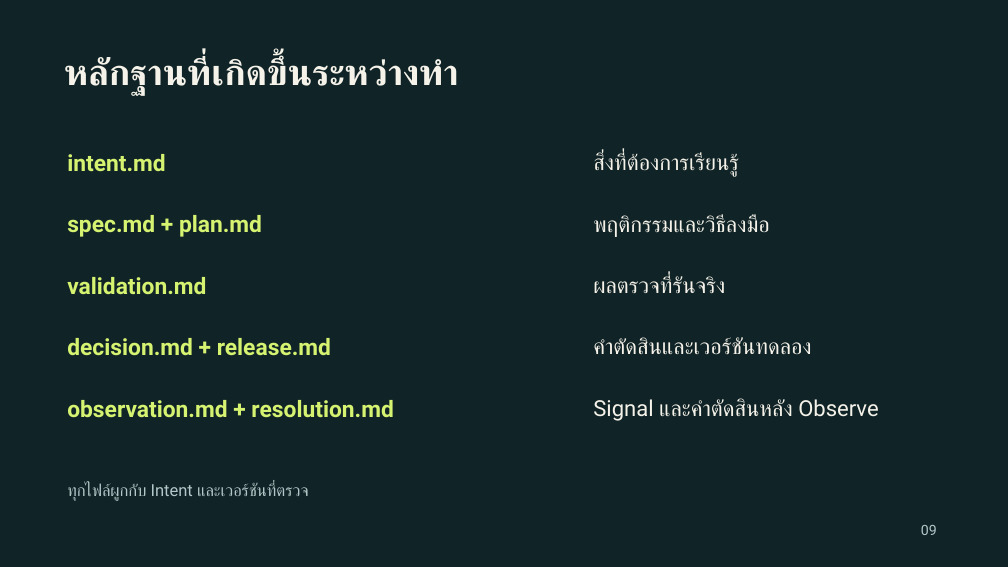
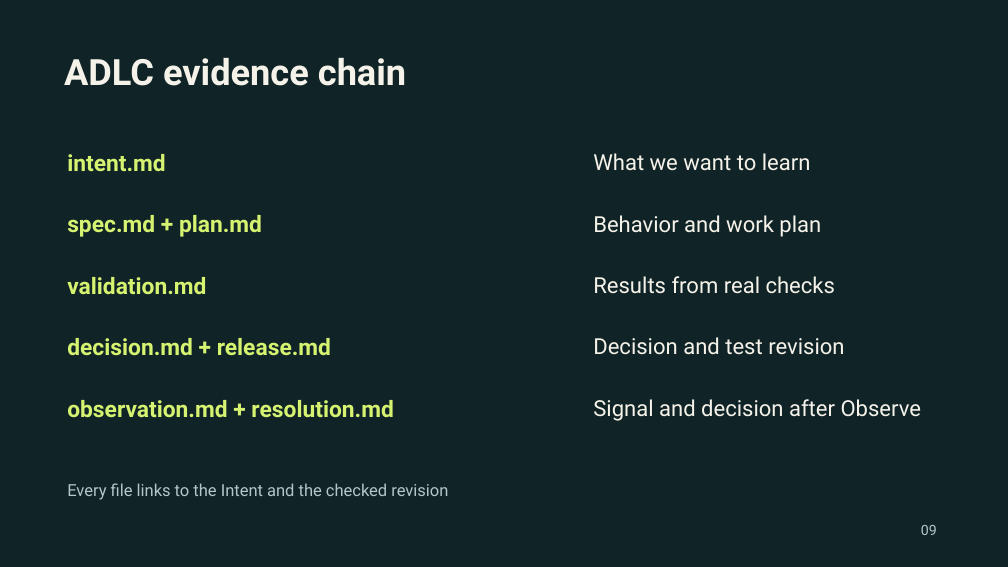
Before and after one commit to sdanutha/ADLC-in-Action, a slide deck: slide 9 of ADLC-in-Action.pptx. Drawn at 1008x567 pixels with LibreOffice and Linux fonts; fonts in the diff are those of the drawing. Boxes give left, top, right and bottom in pixels: in the first picture for what was removed or moved away, otherwise in the second. Text is boxed around its words. In the diff, an @@ line names an element or a change of style, - is before the commit and + after.

```diff
--- a/ADLC-in-Action.pptx
+++ b/ADLC-in-Action.pptx
@@ text at box(64, 58, 406, 86): text changed @@
-หลักฐานที่เกิดขึ้นระหว่างทำ
+ADLC evidence chain
@@ text at box(593, 153, 811, 171): text changed @@
-สิ่งที่ต้องการเรียนรู้
+What we want to learn
@@ text at box(593, 215, 821, 237): text changed @@
-พฤติกรรมและวิธีลงมือ
+Behavior and work plan
@@ text at box(593, 276, 835, 294): text changed @@
-ผลตรวจที่รันจริง
+Results from real checks
@@ text at box(593, 337, 844, 355): text changed @@
-คำตัดสินและเวอร์ชันทดลอง
+Decision and test revision
@@ text at box(593, 399, 921, 421): text changed @@
-Signal และคำตัดสินหลัง Observe
+Signal and decision after Observe
@@ text at box(67, 483, 448, 500): text changed @@
-ทุกไฟล์ผูกกับ Intent และเวอร์ชันที่ตรวจ
+Every file links to the Intent and the checked revision
```
Also in this commit, not shown: 9 other slides changed, 8 slides added, 8 slides removed, 1 other file.
